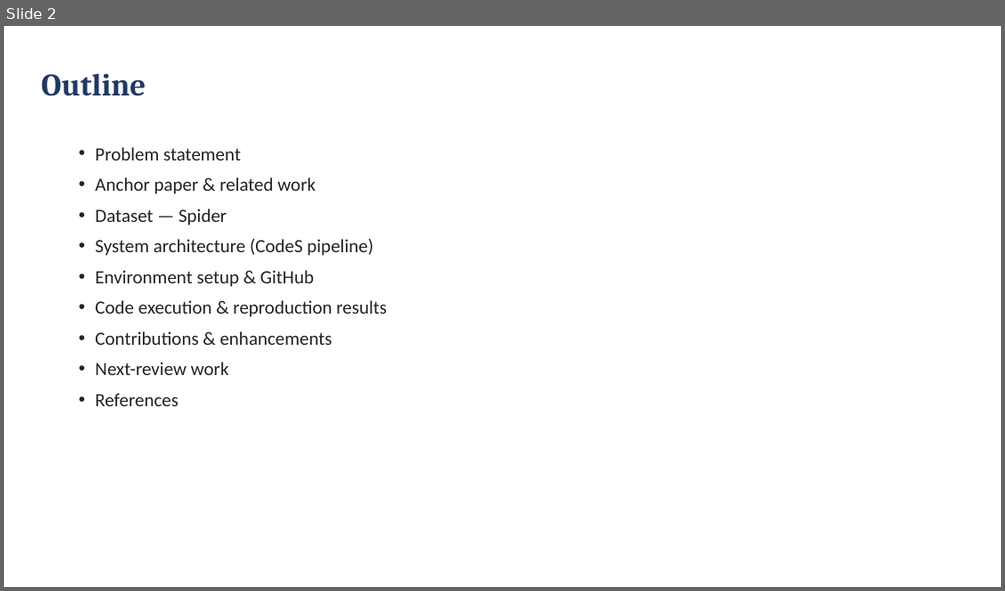
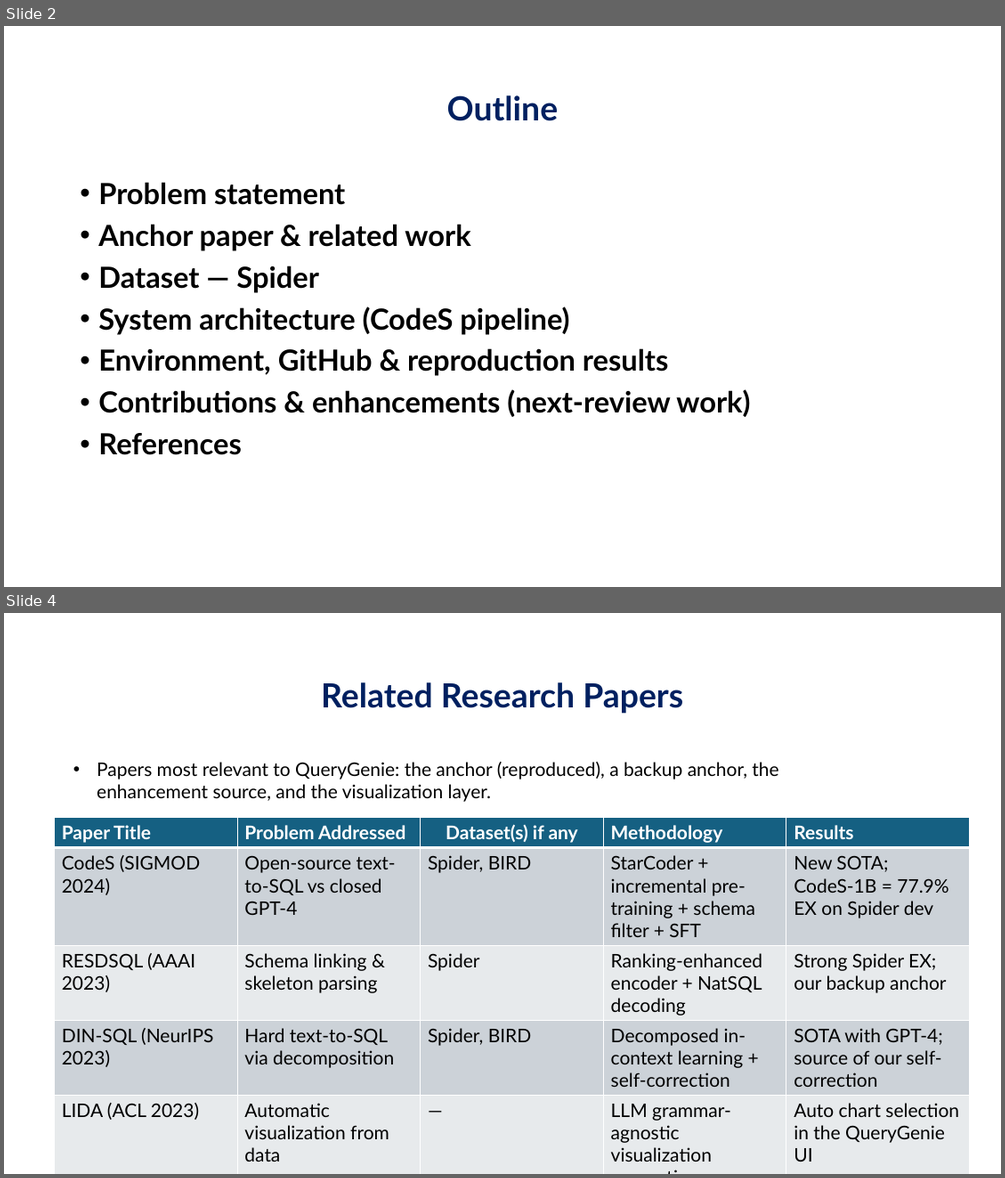
Before and after one commit to jayakanthh/QueryGenie, a slide deck: docs/reviews/Review2_QueryGenie.pptx. Shown one above the other, each under a label of ours: slide 2 before the commit, slides 2 and 4 after it; the slides between them are not shown. The pictures are 1005x591 and 1005x1178 pixels, drawn with LibreOffice and Linux fonts; fonts in the diff are those of the drawing; background and template pictures are left out. Boxes give left, top, right and bottom in pixels: in the first picture for what was removed or moved away, otherwise in the second. Text is boxed around its words. In the diff, an @@ line names an element or a change of style, - is before the commit and + after.

```diff
--- a/docs/reviews/Review2_QueryGenie.pptx
+++ b/docs/reviews/Review2_QueryGenie.pptx
@@ slide 4 added at box(4, 613, 1001, 1174), background picture (left out) @@
@@ title added at box(321, 682, 683, 714), 32 pt, text #002060, bold @@
+Related Research Papers
@@ text added at box(97, 762, 778, 802), 18 pt, text #000000 @@
+• Papers most relevant to QueryGenie: the anchor (reproduced), a backup anchor, the enhancement source, and the visualization layer.
@@ table added at box(54, 818, 971, 1165), 5 rows, 5 columns @@
+Paper Title | Problem Addressed | Dataset(s) if any | Methodology | Results
+CodeS (SIGMOD 2024) | Open-source text-to-SQL vs closed GPT-4 | Spider, BIRD | StarCoder + incremental pre-training + schema filter + SFT | New SOTA; CodeS-1B = 77.9% EX on Spider dev
+RESDSQL (AAAI 2023) | Schema linking & skeleton parsing | Spider | Ranking-enhanced encoder + NatSQL decoding | Strong Spider EX; our backup anchor
+DIN-SQL (NeurIPS 2023) | Hard text-to-SQL via decomposition | Spider, BIRD | Decomposed in-context learning + self-correction | SOTA with GPT-4; source of our self-correction
+LIDA (ACL 2023) | Automatic visualization from data | — | LLM grammar-agnostic visualization generation | Auto chart selection in the QueryGenie UI
@@ slide 2 changed as well @@
@@ title "Outline": place and size @@
-title "Outline" at box(41, 73, 146, 96)
+title "Outline" at box(447, 95, 558, 121)
@@ title "Outline" at box(447, 95, 558, 121): size 30 to 32 pt, font Cambria to Lato, text colour #1F3864 to #002060; alignment left to centre; line spacing 1 to 0.9 @@
@@ text "Problem statement": place and size @@
-text "Problem statement" at box(95, 147, 387, 406)
+text "Problem statement" at box(98, 182, 750, 455)
@@ text at box(98, 182, 569, 455): size 18 to 28 pt, font Calibri to Lato, text colour #222222 to #000000, bold on in "Problem statement", "Anchor paper & related work", "Dataset — Spider", "System architecture (CodeS pipeline)" and 1 more places; indent changed; line spacing 1 to 0.9; more space between paragraphs @@
@@ text at box(98, 348, 750, 417): text changed; size 18 to 28 pt; font Calibri to Lato; text colour #222222 to #000000; bold on @@
-• Environment setup & GitHub
-• Code execution & reproduction results
-• Contributions & enhancements
-• Next-review work
+• Environment, GitHub & reproduction results
+• Contributions & enhancements (next-review work)
```
Also in this commit, not shown: 5 other slides changed, 3 other slides added, 5 slides removed.
